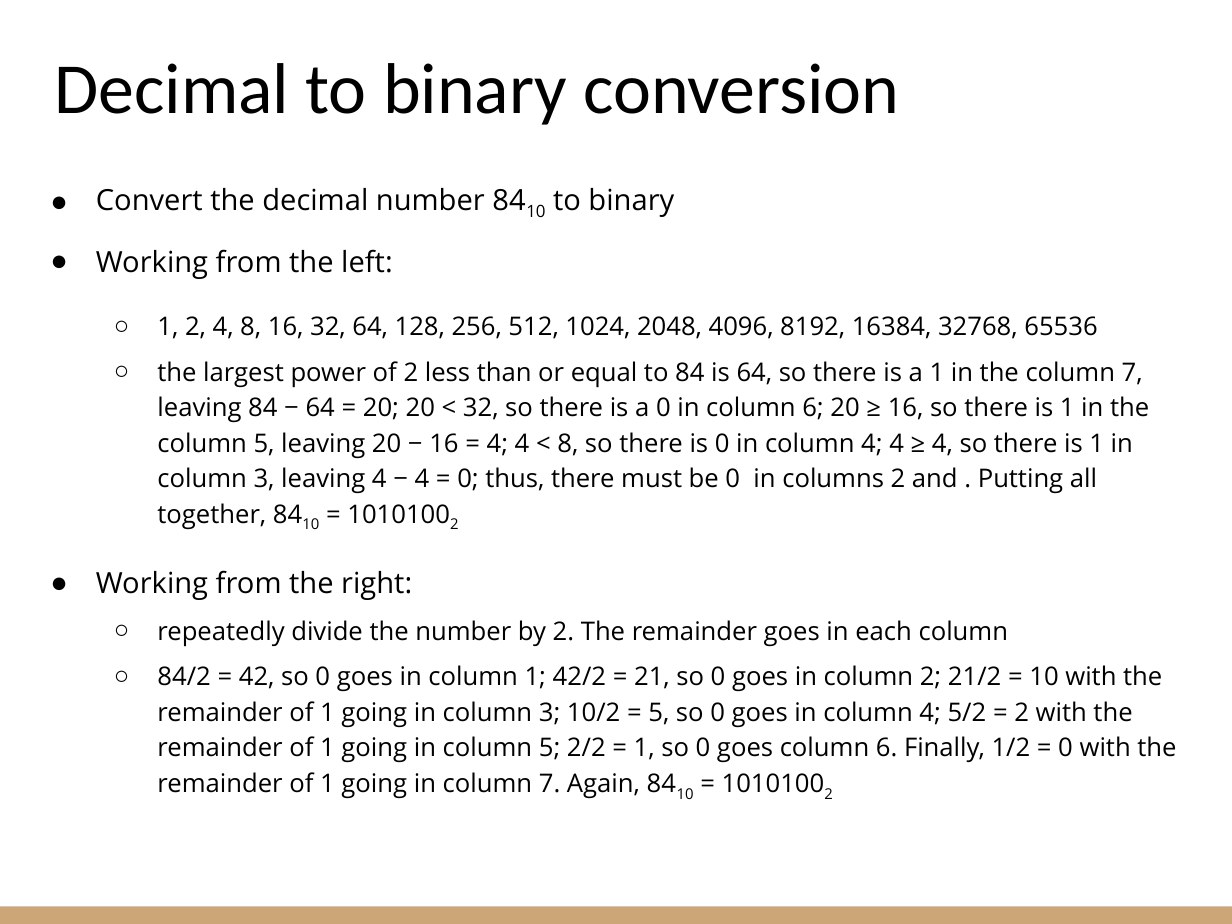
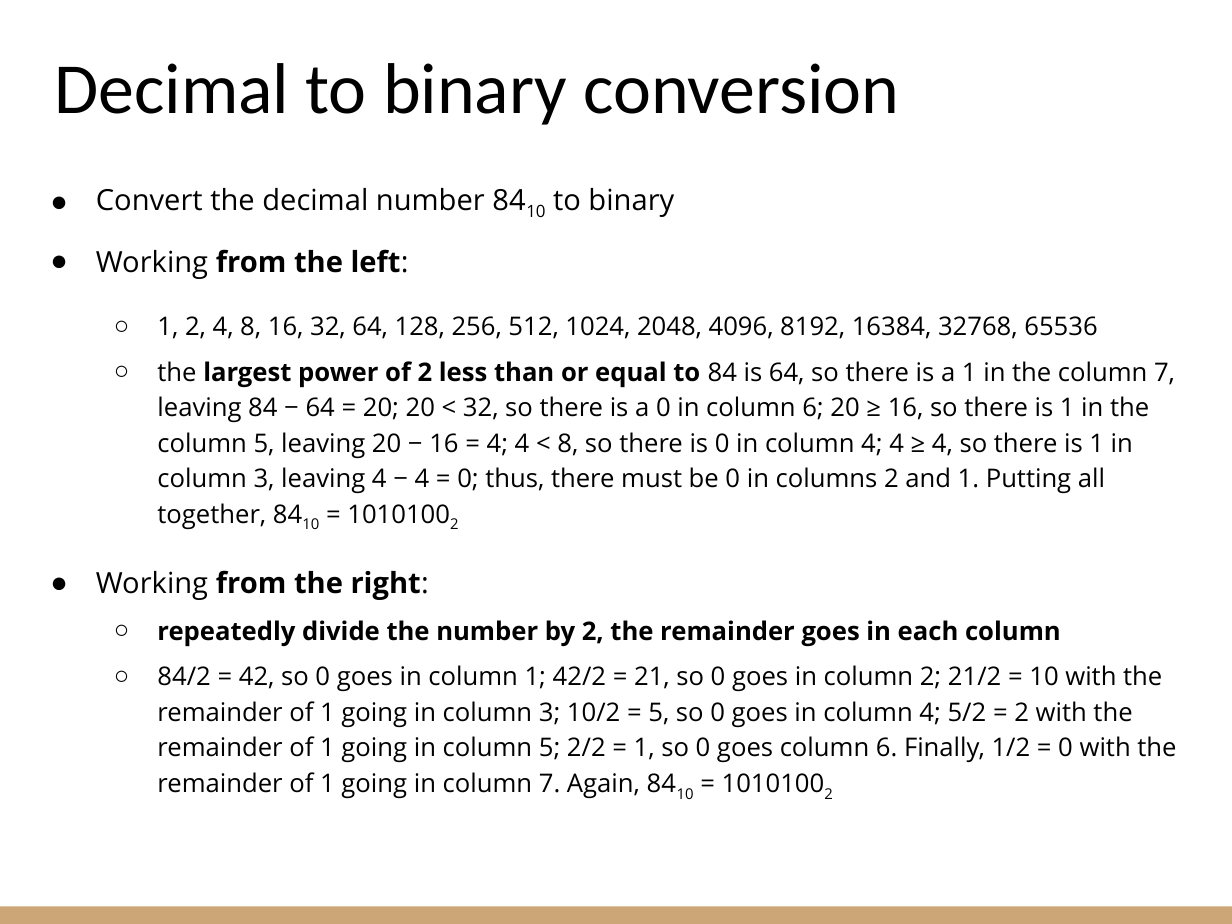
Before and after one commit to riccardoberta/esd, a slide deck: slide 5 of 02 - Number Systems.pptx. Drawn at 1232x924 pixels with LibreOffice and Linux fonts; fonts in the diff are those of the drawing. Boxes give left, top, right and bottom in pixels: in the first picture for what was removed or moved away, otherwise in the second. Text is boxed around its words. In the diff, an @@ line names an element or a change of style, - is before the commit and + after.

```diff
--- a/02 - Number Systems.pptx
+++ b/02 - Number Systems.pptx
@@ text at (x1=96, y1=249, x2=429, y2=600): bold on in "from the left:", "from the right:" @@
@@ text at (x1=157, y1=361, x2=1175, y2=529): text changed @@
-  ○ the largest power of 2 less than or equal to 84 is 64, so there is a 1 in the column 7, leaving 84 − 64 = 20; 20 < 32, so there is a 0 in column 6; 20 ≥ 16, so there is 1 in the column 5, leaving 20 − 16 = 4; 4 < 8, so there is 0 in column 4; 4 ≥ 4, so there is 1 in column 3, leaving 4 − 4 = 0; thus, there must be 0 in columns 2 and . Putting all together, 8410 = 10101002
+  ○ the largest power of 2 less than or equal to 84 is 64, so there is a 1 in the column 7, leaving 84 − 64 = 20; 20 < 32, so there is a 0 in column 6; 20 ≥ 16, so there is 1 in the column 5, leaving 20 − 16 = 4; 4 < 8, so there is 0 in column 4; 4 ≥ 4, so there is 1 in column 3, leaving 4 − 4 = 0; thus, there must be 0 in columns 2 and 1. Putting all together, 8410 = 10101002
@@ text at (x1=157, y1=620, x2=1061, y2=647): text changed; bold on @@
-  ○ repeatedly divide the number by 2. The remainder goes in each column
+  ○ repeatedly divide the number by 2, the remainder goes in each column
```
Also in this commit, not shown: 15 other slides changed, 20 other files.
